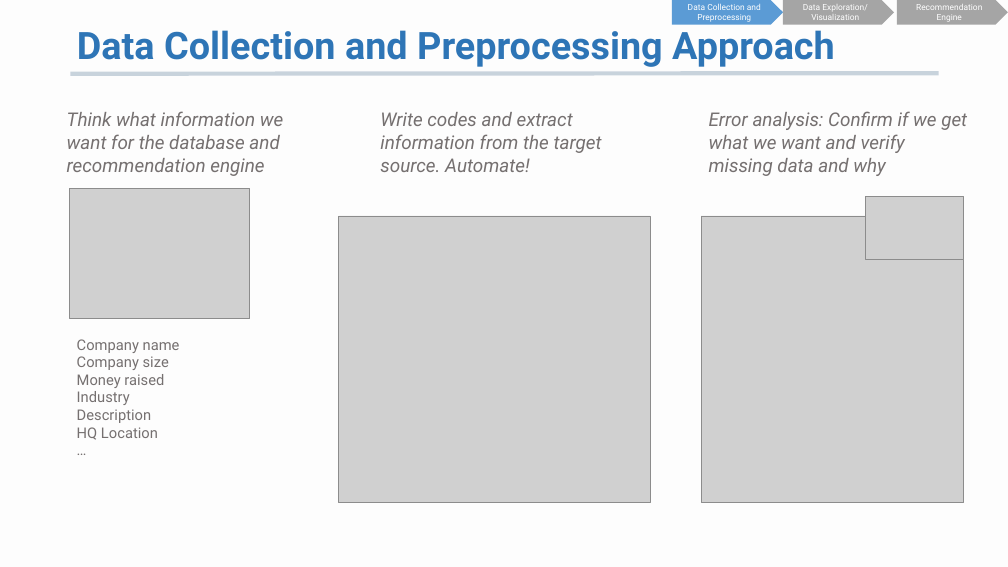
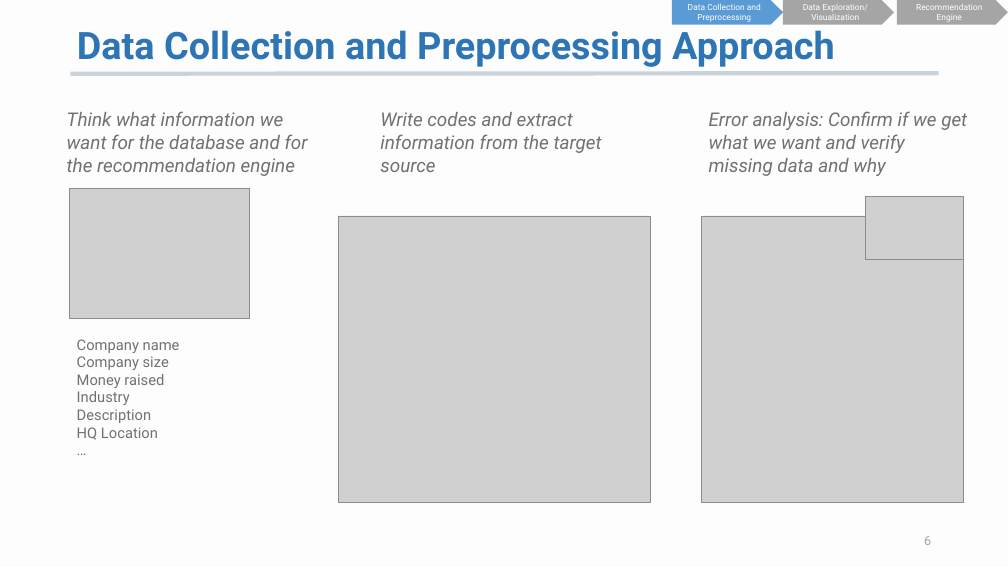
Before and after one commit to K-AlfredIwasaki/job_hunting_made_easy, a slide deck: slide 6 of startup_db_recommendation.pptx. Drawn at 1008x567 pixels with LibreOffice and Linux fonts; fonts in the diff are those of the drawing; grey boxes stand for pictures. Boxes give left, top, right and bottom in pixels: in the first picture for what was removed or moved away, otherwise in the second. Text is boxed around its words. In the diff, an @@ line names an element or a change of style, - is before the commit and + after.

```diff
--- a/startup_db_recommendation.pptx
+++ b/startup_db_recommendation.pptx
@@ text at [67,111,308,176]: text changed @@
-Think what information we want for the database and recommendation engine
+Think what information we want for the database and for the recommendation engine
@@ text at [380,112,602,172]: text changed @@
-Write codes and extract information from the target source. Automate!
+Write codes and extract information from the target source
@@ page number added at [924,536,931,545], 12 pt, text #A6A4A4 @@
+6
```
Also in this commit, not shown: 21 other slides changed, 3 slides added, 1 slide removed, 4 other files.
